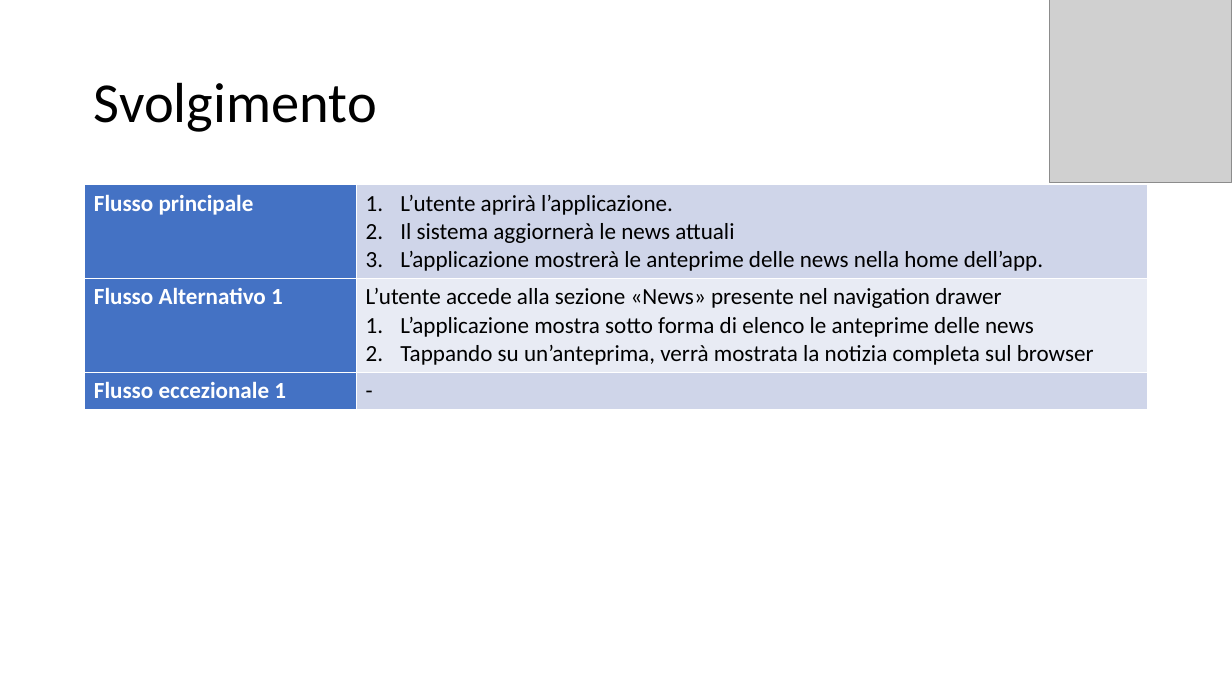
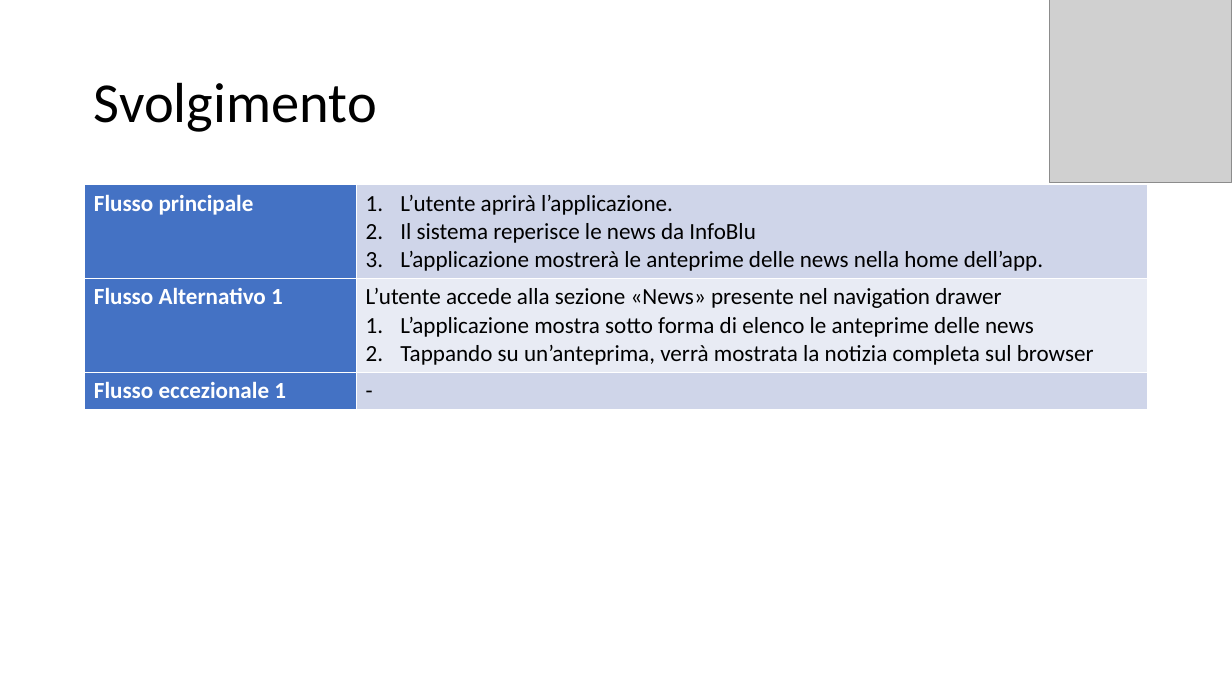
Before and after one commit to itsar19-20/gas, a slide deck: slide 4 of docs/analisi/Template use case/Template News.pptx. Drawn at 1232x693 pixels with LibreOffice and Linux fonts; fonts in the diff are those of the drawing; grey boxes stand for pictures. Boxes give left, top, right and bottom in pixels: in the first picture for what was removed or moved away, otherwise in the second. Text is boxed around its words. In the diff, an @@ line names an element or a change of style, - is before the commit and + after.

Commit message:
Modifica Template use case/Template News.pptx

```diff
--- a/docs/analisi/Template use case/Template News.pptx
+++ b/docs/analisi/Template use case/Template News.pptx
@@ table at box(85, 185, 1148, 408) @@
-row 1, column 2: L’utente aprirà l’applicazione. / Il sistema aggiornerà le news attuali / L’applicazione mostrerà le anteprime delle news nella home dell’app.
+row 1, column 2: L’utente aprirà l’applicazione. / Il sistema reperisce le news da InfoBlu / L’applicazione mostrerà le anteprime delle news nella home dell’app.
```
